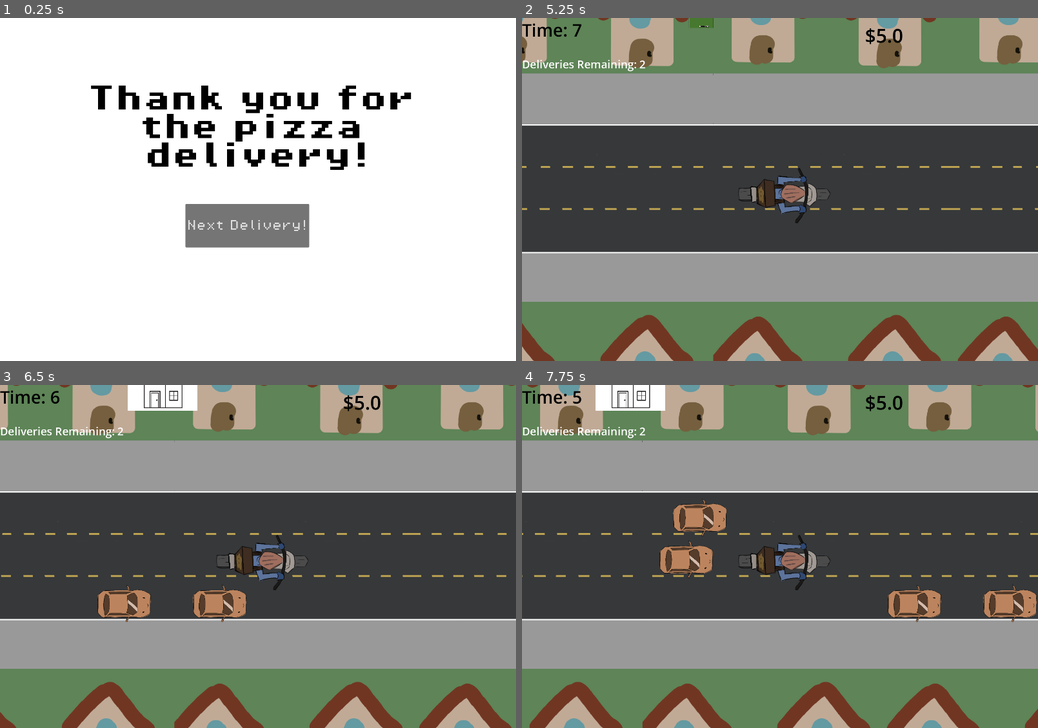
Above: before the commit, frames 1-4 (two rows, left to right).
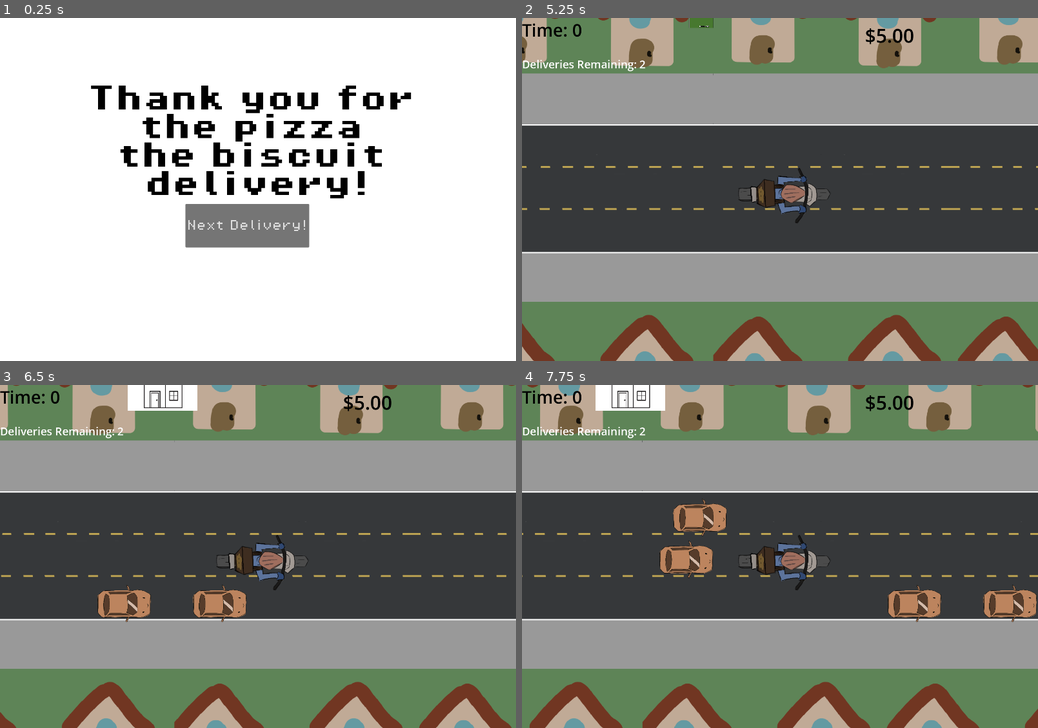
Above: after the commit, the same moments.

Repository: andreaTheCoder/brackeysgamejam
Game: Godot game, scene res://scenes/end_screen.tscn
Same seed, same stepped clock (60 frames per second), same inputs: the game is played once before the commit and once after it. This scene is started directly instead of the project's main scene.
Inputs:
- Up to frame 1 (0.25 s): no input
- Up to frame 2 (5.25 s): click "Next Delivery!" at 0.5 s; tap Enter at 1.25 s; hold Right (forward) 1.28-2.03 s; tap Shift (deliver) at 1.35, 2.3, 2.85, 3.6, 4.55, 5.1 s; hold Left (backward) 2.03-2.78 s; tap Space (button) at 2.1 s; hold Right (forward) 2.78-4.28 s; hold Space (button) 4.28-5.03 s; hold Left (backward) from 4.28 s (still down)
- Up to frame 3 (6.5 s): keep holding Left (backward); tap Shift (deliver) at 5.85 s
- Up to frame 4 (7.75 s): release Left (backward) at 6.53 s; hold Right (forward) from 6.53 s (still down); tap Space (button) at 6.6 s; tap Shift (deliver) at 6.8, 7.35 s

The runs differ from the first frame. In frame 1, 2.8% of the frame differs, in the area x 23-74%, y 36-53%; in frame 2, less than 0.1%; in frame 3, less than 0.1%; in frame 4, less than 0.1%.

Commit message:
end screen text, money text
biscuit instead of pizza
money shows 2 decimal places (only after something is added to 0 money)

Diff:
--- a/scenes/end_screen.tscn
+++ b/scenes/end_screen.tscn
@@ -33,6 +33,7 @@
 theme_override_font_sizes/font_size = 80
 text = "Thank you for
 the pizza
+the biscuit
 delivery!"
 horizontal_alignment = 1
 autowrap_mode = 2
--- a/scripts/game_manager.gd
+++ b/scripts/game_manager.gd
@@ -46,12 +46,11 @@
 func complete_delivery():
 	timer.stop()
 	balance = (base_payment + time_remaining * difficulty)
-	print("base_paument" + str(base_payment))
-	print(time_remaining)
-	print(balance)
+	print("%.2f" % 10.0)
+	print("base_payment: " + str(base_payment))
 	Global.coins += balance
-	money.text = "$" + str(Global.coins)
-	timer.start()
+	money.text = "$" + str("%.2f" % Global.coins)
+	timer.autostart=true
 
 # Reset button
 func checkRespawn():
